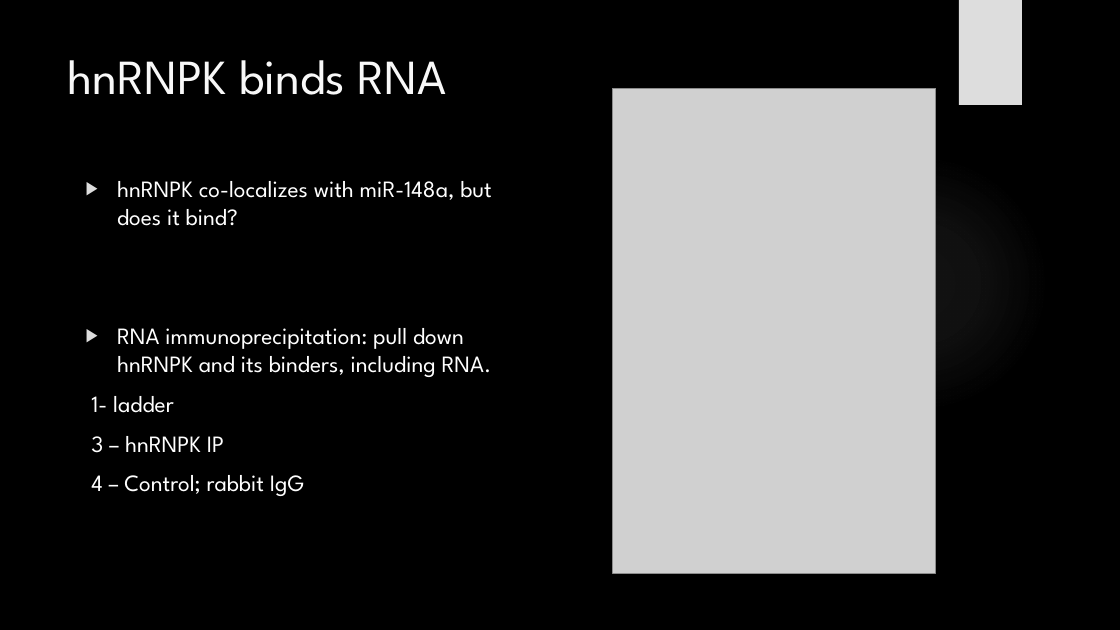
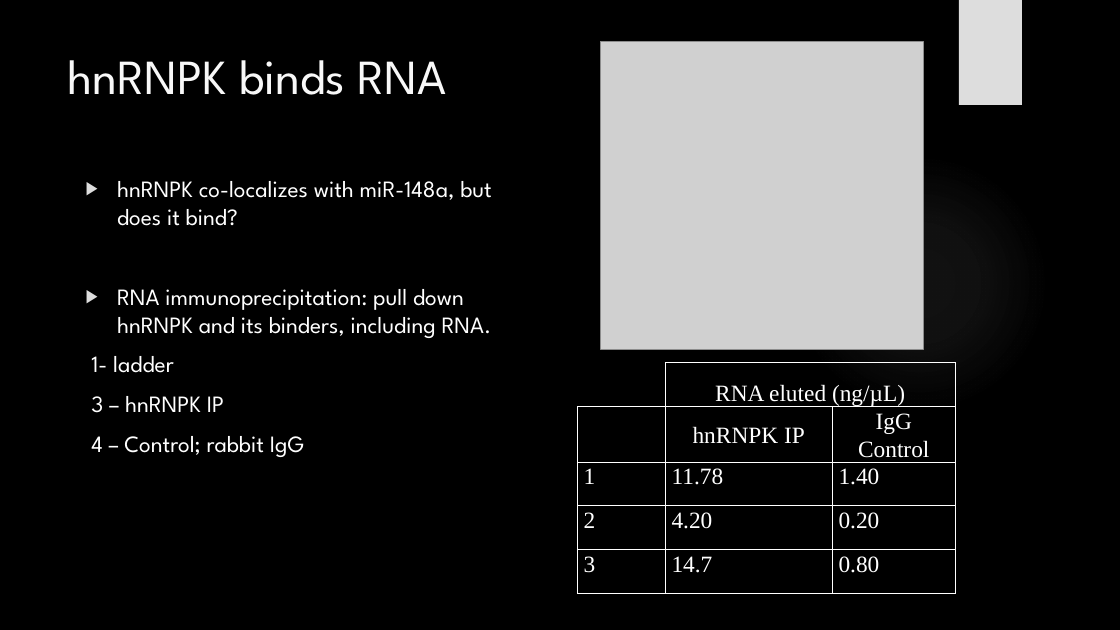
Before and after one commit to HarleyRobinson/Honours2, a slide deck: slide 23 of BackgroundInfo/CollCompBiol.pptx. Drawn at 1120x630 pixels with LibreOffice and Linux fonts; fonts in the diff are those of the drawing; grey boxes stand for pictures; background and template pictures are left out. Boxes give left, top, right and bottom in pixels: in the first picture for what was removed or moved away, otherwise in the second. Text is boxed around its words. In the diff, an @@ line names an element or a change of style, - is before the commit and + after.

```diff
--- a/BackgroundInfo/CollCompBiol.pptx
+++ b/BackgroundInfo/CollCompBiol.pptx
@@ picture: place and size @@
-picture at box(613, 88, 936, 574)
+picture at box(601, 42, 923, 350)
@@ text "hnRNPK co-localizes with miR-148a, but ..." rewrapped from box(91, 181, 492, 496) to box(91, 181, 492, 457) @@
@@ table added at box(577, 363, 956, 598), 5 rows, 3 columns @@
+ | RNA eluted (ng/µL) | 
+ | hnRNPK IP | IgG Control
+1 | 11.78 | 1.40
+2 | 4.20 | 0.20
+3 | 14.7 | 0.80
```
Also in this commit, not shown: 13 other slides changed, 2 slides added, 2 slides removed, 15 other files.
